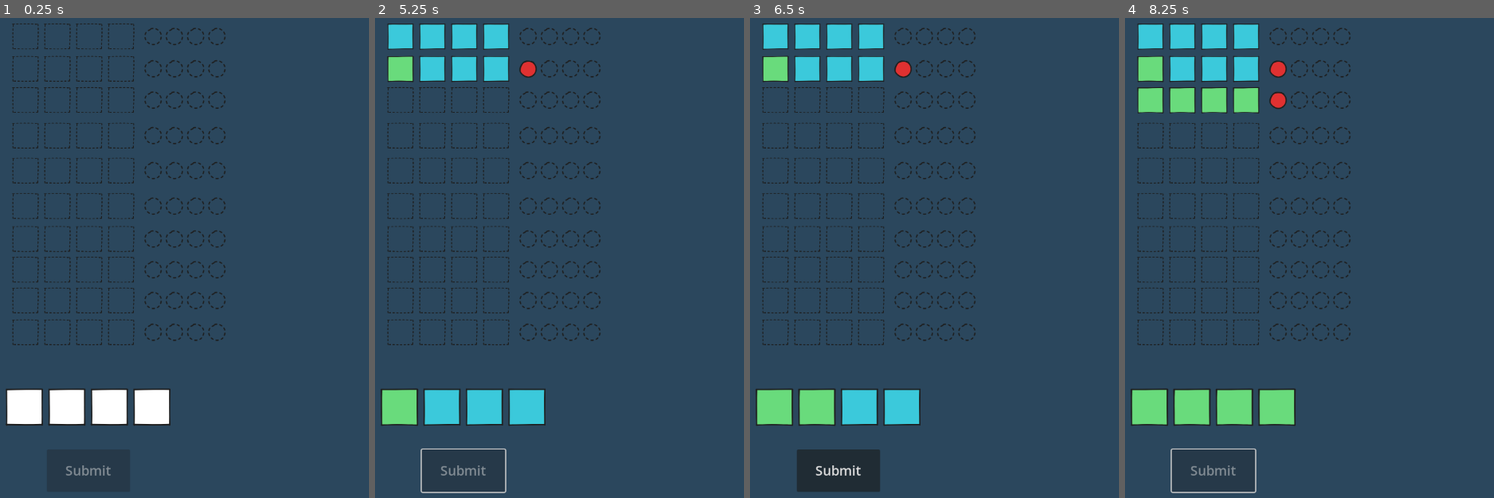
Above: before the commit, frames 1-4 (left to right).
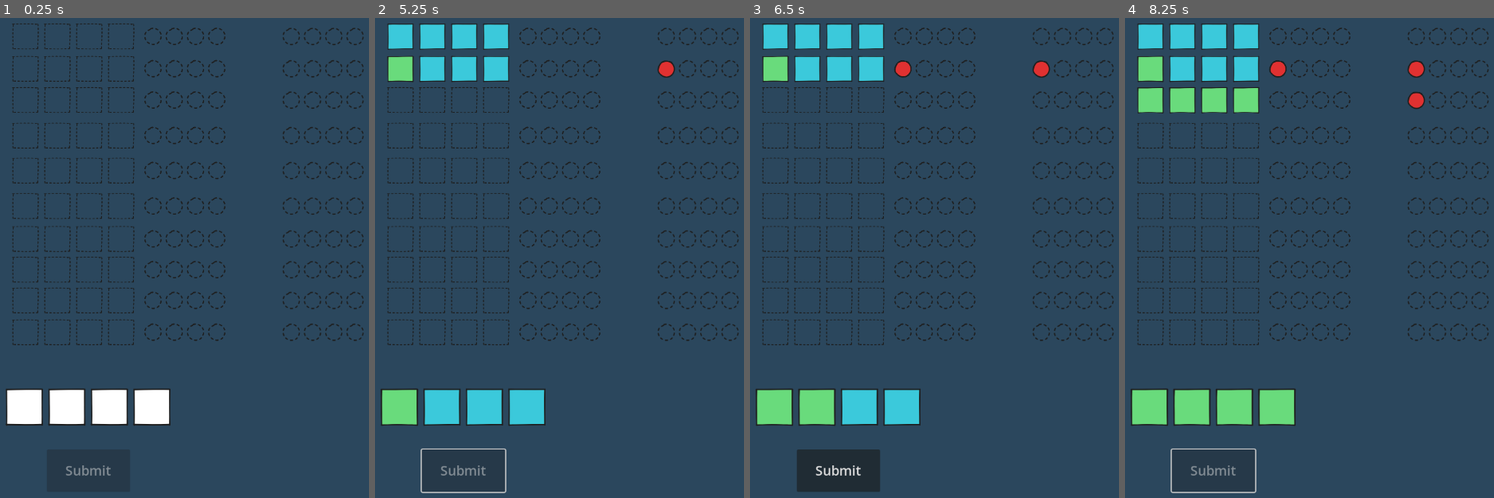
Above: after the commit, the same moments.

Repository: mromphf/mastermind
Game: Godot game, scene res://root.tscn
The game is run twice, just before and just after one commit, with the same random seed, the same clock (stepped at 60 frames per second) and the same inputs.
Inputs (mouse positions are in pixels of both pictures, inside the frame that each line leads up to):
- Up to frame 1 (0.25 s): no input
- Up to frame 2 (5.25 s): click (400, 406) at 0.5 s; click (441, 406) at 1.25 s; click (485, 406) at 2 s; click (526, 406) at 2.75 s; click "Submit" at 3.5 s; click (400, 406) at 4.25 s; click "Submit" at 5 s
- Up to frame 3 (6.5 s): click (816, 406) at 5.75 s
- Up to frame 4 (8.25 s): click (1235, 406) at 6.5 s; click (1276, 406) at 7.25 s; click "Submit" at 8 s

The runs differ from the first frame. In frame 1, 0.9% of the frame differs, in the area x 39-99%, y 1-68%; in frame 2, 1.2%; in frame 3, 1.1%; in frame 4, 1.3%.

Commit message:
Timed hints.

Diff:
--- /dev/null
+++ b/Hints.gd
@@ -0,0 +1,21 @@
+extends Node2D
+
+var _hints = []
+var _idx = 0
+
+func _tick():
+	if not _hints.is_empty():
+		$Control.get_children()[_idx].set_texture(_hints.pop_back())
+		_idx += 1
+	else:
+		$Timer.stop()
+
+
+func reset():
+	for h in $Control.get_children():
+		h.set_texture(Code.hint_map[Code.Hints.EMPTY])
+
+
+func render(hints: Array):
+	_hints = hints
+	$Timer.start()
--- /dev/null
+++ b/Hints.tscn
@@ -0,0 +1,38 @@
+[gd_scene load_steps=3 format=3 uid="uid://bgodxs4v4640m"]
+
+[ext_resource type="Script" path="res://Hints.gd" id="1_lglfy"]
+[ext_resource type="Texture2D" uid="uid://gsjg81gaoqby" path="res://img/crc_empty.svg" id="1_wisrt"]
+
+[node name="Hints" type="Node2D"]
+script = ExtResource("1_lglfy")
+
+[node name="Control" type="Control" parent="."]
+layout_mode = 3
+anchors_preset = 0
+offset_right = 160.0
+offset_bottom = 40.0
+
+[node name="Hint1" type="Sprite2D" parent="Control"]
+position = Vector2(20, 20)
+scale = Vector2(0.5, 0.5)
+texture = ExtResource("1_wisrt")
+
+[node name="Hint2" type="Sprite2D" parent="Control"]
+position = Vector2(60, 20)
+scale = Vector2(0.5, 0.5)
+texture = ExtResource("1_wisrt")
+
+[node name="Hint3" type="Sprite2D" parent="Control"]
+position = Vector2(100, 20)
+scale = Vector2(0.5, 0.5)
+texture = ExtResource("1_wisrt")
+
+[node name="Hint4" type="Sprite2D" parent="Control"]
+position = Vector2(140, 20)
+scale = Vector2(0.5, 0.5)
+texture = ExtResource("1_wisrt")
+
+[node name="Timer" type="Timer" parent="."]
+wait_time = 0.25
+
+[connection signal="timeout" from="Timer" to="." method="_tick"]
--- a/output.gd
+++ b/output.gd
@@ -1,6 +1,8 @@
 extends Node2D
 
 var inputs = {}
+
+
 
 func render_submission(submission):
 	for idx in inputs.keys():
@@ -9,11 +11,17 @@
 
 func render_hints(correct: int, white: int):
 	var hints = $Hints.get_children()
+
 	for hint in hints.slice(0, correct):
 		hint.set_texture(Code.hint_map[2])
 
 	for hint in hints.slice(correct, correct + white):
 		hint.set_texture(Code.hint_map[1])
+
+	var reds = range(correct).map(func(_x): return Code.hint_map[Code.Hints.RED])
+	var whites = range(white).map(func(_x): return Code.hint_map[Code.Hints.WHITE])
+
+	$Hints_new.render(whites + reds)
 
 
 func reset():
@@ -23,6 +31,8 @@
 	for h in $Hints.get_children():
 		h.set_texture(Code.EMPTY_CIRCLE)
 
+	$Hints_new.reset()
+
 func _ready():
 	inputs = {
 		0: $Input/Box1,
--- a/output.tscn
+++ b/output.tscn
@@ -1,8 +1,9 @@
-[gd_scene load_steps=4 format=3 uid="uid://d0216y6og1y2l"]
+[gd_scene load_steps=5 format=3 uid="uid://d0216y6og1y2l"]
 
 [ext_resource type="Texture2D" uid="uid://cpvu1rsfkjm85" path="res://img/blc_empty.svg" id="1_u66y8"]
 [ext_resource type="Script" path="res://output.gd" id="1_usft5"]
 [ext_resource type="Texture2D" uid="uid://gsjg81gaoqby" path="res://img/crc_empty.svg" id="2_ij8el"]
+[ext_resource type="PackedScene" uid="uid://bgodxs4v4640m" path="res://Hints.tscn" id="3_xpa0y"]
 
 [node name="output" type="Node2D"]
 script = ExtResource("1_usft5")
@@ -33,12 +34,15 @@
 scale = Vector2(0.35, 0.35)
 texture = ExtResource("1_u66y8")
 
+[node name="Hints_new" parent="." instance=ExtResource("3_xpa0y")]
+position = Vector2(260, 20)
+
 [node name="Hints" type="Control" parent="."]
 layout_mode = 3
 anchors_preset = 0
-offset_left = 260.0
+offset_left = 520.0
 offset_top = 20.0
-offset_right = 420.0
+offset_right = 680.0
 offset_bottom = 61.0
 
 [node name="Hint1" type="Sprite2D" parent="Hints"]
